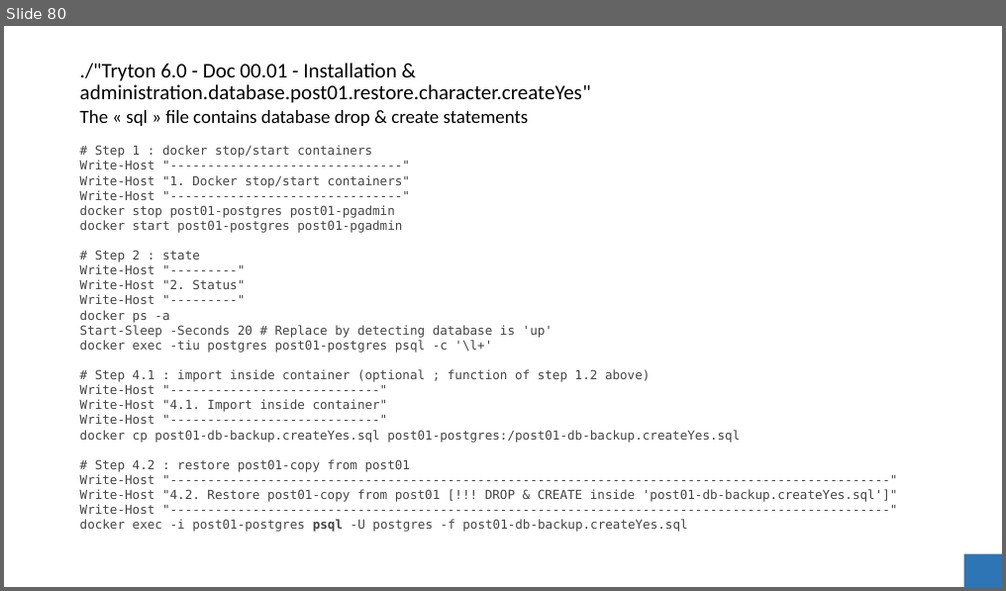
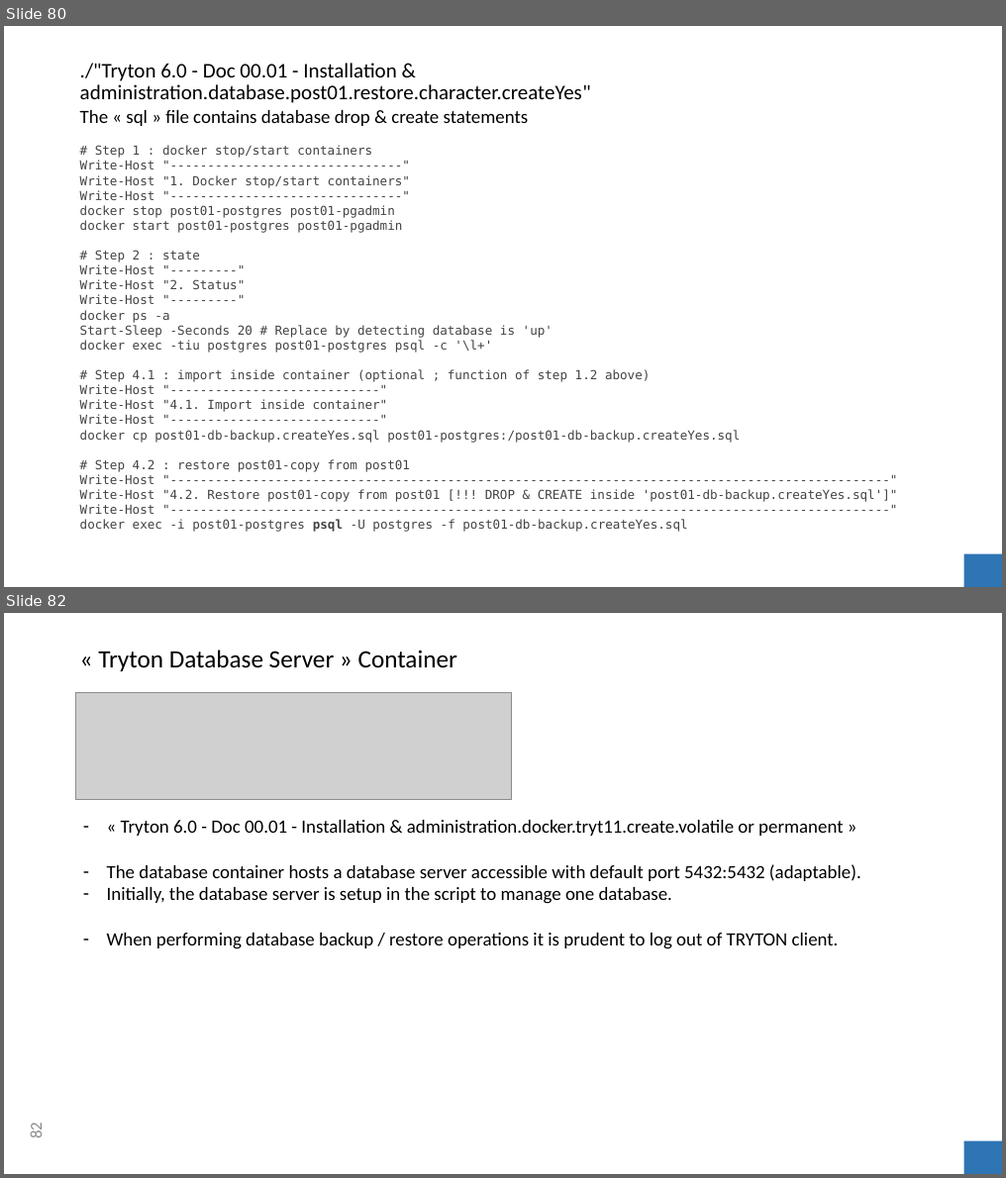
Before and after one commit to clixwise/tryton-by-example, a slide deck: Tryton 6.0 - Doc 00.01 - Installation & administration.pptx. Shown one above the other, each under a label of ours: slide 80 before the commit, slides 80 and 82 after it; the slides between them are not shown. The pictures are 1006x591 and 1006x1178 pixels, drawn with LibreOffice and Linux fonts; fonts in the diff are those of the drawing; grey boxes stand for pictures. Boxes give left, top, right and bottom in pixels: in the first picture for what was removed or moved away, otherwise in the second. Text is boxed around its words. In the diff, an @@ line names an element or a change of style, - is before the commit and + after.

```diff
--- a/Tryton 6.0 - Doc 00.01 - Installation & administration.pptx
+++ b/Tryton 6.0 - Doc 00.01 - Installation & administration.pptx
@@ slide 82 added at (4, 613, 1002, 1174), background #FFFFFF @@
@@ title added at (98, 650, 457, 671), 24 pt, text #000000 @@
+« Tryton Database Server » Container
@@ picture added at (76, 692, 512, 800) @@
@@ text added at (107, 820, 861, 950), 18 pt, text #000000 @@
+– « Tryton 6.0 - Doc 00.01 - Installation & administration.docker.tryt11.create.volatile or permanent »
+– The database container hosts a database server accessible with default port 5432:5432 (adaptable).
+– Initially, the database server is setup in the script to manage one database.
+– When performing database backup / restore operations it is prudent to log out of TRYTON client.
@@ page number added at (26, 1124, 46, 1138), 16 pt, text #8C8C8C @@
+82
@@ rectangle added at (964, 1142, 1002, 1174), fill #2E75B6 @@
```
Also in this commit, not shown: 2 slides changed, 2 other slides added, 3 other files.
